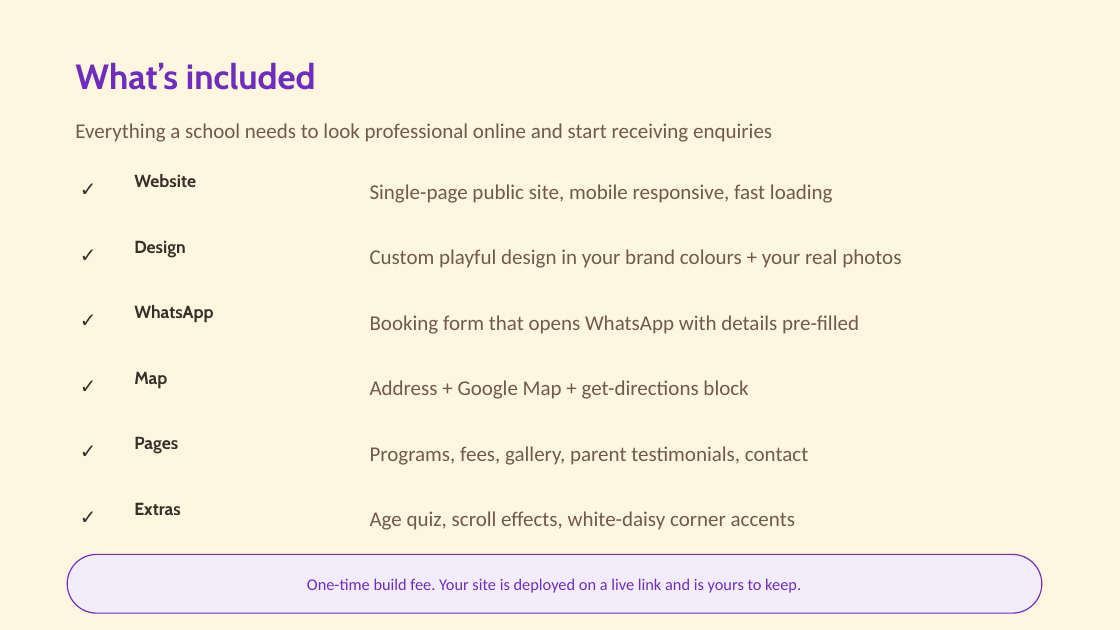
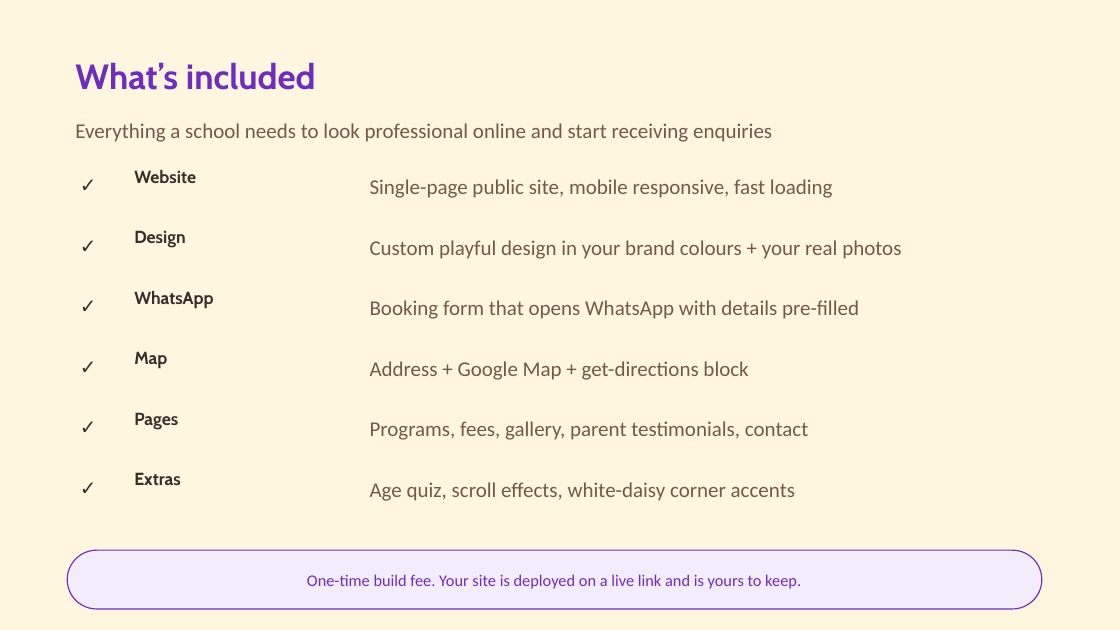
Before and after one commit to KapilanJavaScript/little-blossoms-presentation, a slide deck: slide 2 of Little-Blossoms-Tier1-Starter-Pitch.pptx. Drawn at 1120x630 pixels with LibreOffice and Linux fonts; fonts in the diff are those of the drawing. Boxes give left, top, right and bottom in pixels: in the first picture for what was removed or moved away, otherwise in the second. Text is boxed around its words. In the diff, an @@ line names an element or a change of style, - is before the commit and + after.

```diff
--- a/Little-Blossoms-Tier1-Starter-Pitch.pptx
+++ b/Little-Blossoms-Tier1-Starter-Pitch.pptx
@@ 3 texts, 1 oval: place and size @@
-3 texts, 1 oval at (67,234,901,276)
+3 texts, 1 oval at (67,224,901,266)
@@ 3 texts, 1 oval: place and size @@
-3 texts, 1 oval at (67,299,859,341)
+3 texts, 1 oval at (67,285,859,327)
@@ 3 texts, 1 oval: place and size @@
-3 texts, 1 oval at (67,365,748,407)
+3 texts, 1 oval at (67,345,748,387)
@@ 3 texts, 1 oval: place and size @@
-3 texts, 1 oval at (67,430,808,472)
+3 texts, 1 oval at (67,406,808,448)
@@ 3 texts, 1 oval: place and size @@
-3 texts, 1 oval at (67,496,795,538)
+3 texts, 1 oval at (67,466,795,508)
@@ 4 texts, 1 oval, 1 rounded rectangle: place and size @@
-4 texts, 1 oval, 1 rounded rectangle at (67,168,1042,613)
+4 texts, 1 oval, 1 rounded rectangle at (67,164,1042,609)
```
Also in this commit, not shown: 5 other slides changed, 2 slides added, 19 other files.
